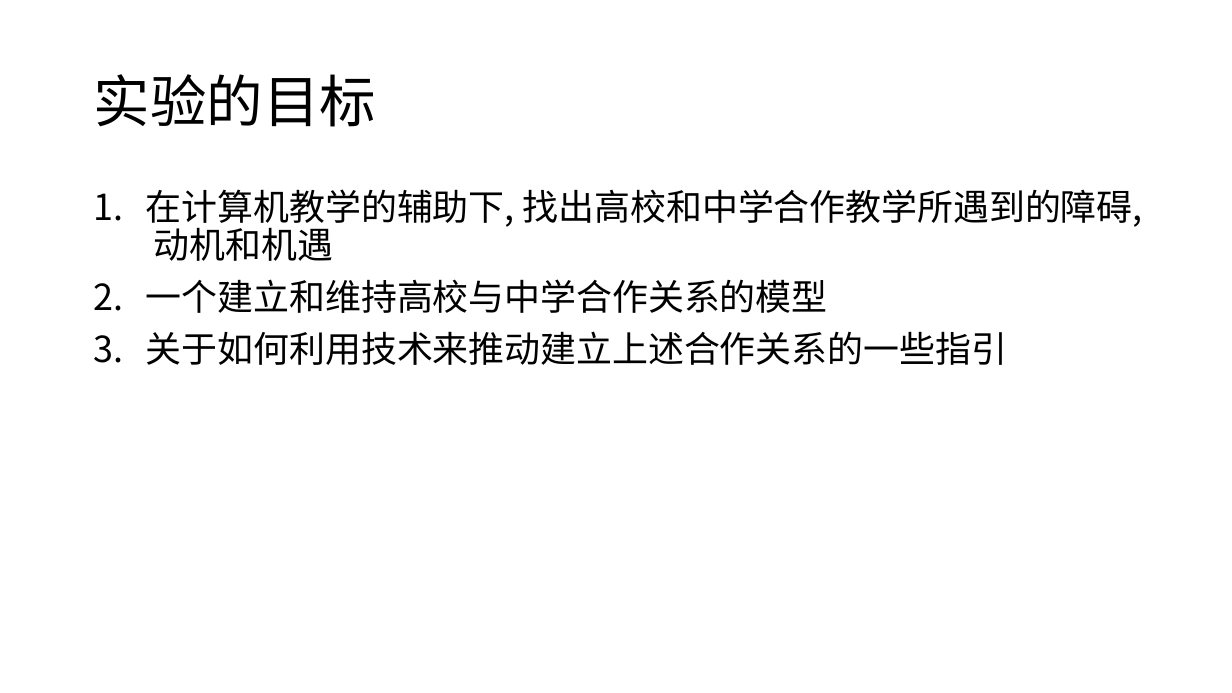
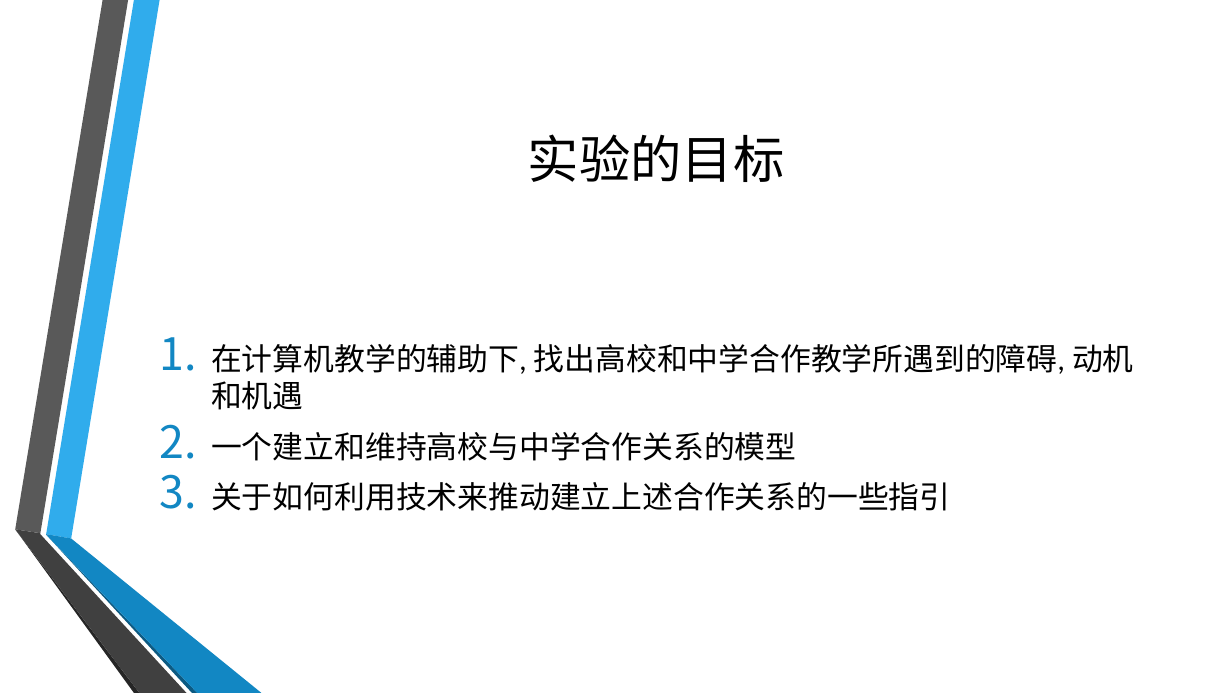
Before and after one commit to twesix/paper-notes, a slide deck: slide 9 of 201905/5-25分享.pptx. Drawn at 1232x693 pixels with LibreOffice and Linux fonts; fonts in the diff are those of the drawing; background and template pictures are left out. Boxes give left, top, right and bottom in pixels: in the first picture for what was removed or moved away, otherwise in the second. Text is boxed around its words. In the diff, an @@ line names an element or a change of style, - is before the commit and + after.

```diff
--- a/201905/5-25分享.pptx
+++ b/201905/5-25分享.pptx
@@ title "实验的目标": place and size @@
-title "实验的目标" at [94,74,376,127]
+title "实验的目标" at [528,134,784,182]
@@ title "实验的目标" at [528,134,784,182]: size 44 to 40 pt, font Noto Sans CJK SC to Calibri; alignment left to centre; line spacing 0.9 to 1 @@
@@ text "在计算机教学的辅助下, 找出高校和中学合作教学所遇到的障碍, 动机和机遇": place and size @@
-text "在计算机教学的辅助下, 找出高校和中学合作教学所遇到的障碍, 动机和机遇" at [146,189,1143,365]
+text "在计算机教学的辅助下, 找出高校和中学合作教学所遇到的障碍, 动机和机遇" at [211,344,1134,511]
@@ text "在计算机教学的辅助下, 找出高校和中学合作教学所遇到的障碍, 动机和机遇" at [211,344,1134,511]: size 28 to 24 pt, font Noto Sans CJK SC to Calibri; line spacing 0.9 to 1; vertical alignment top to middle @@
@@ group added at [15,0,262,693]: 6 freeform shapes @@
```
Also in this commit, not shown: 11 other slides changed.
